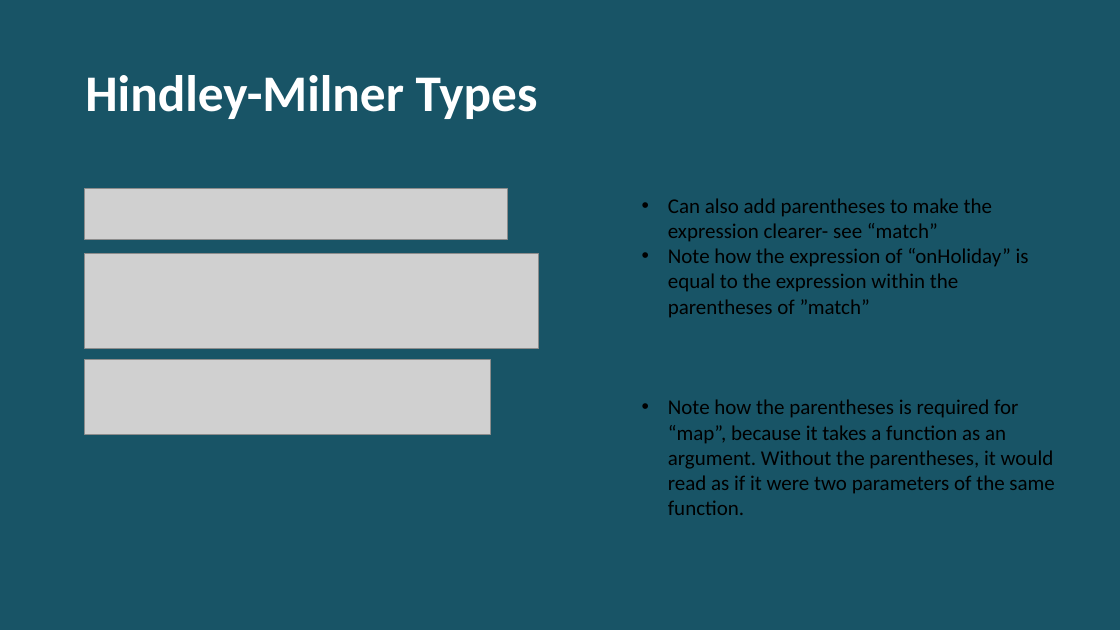
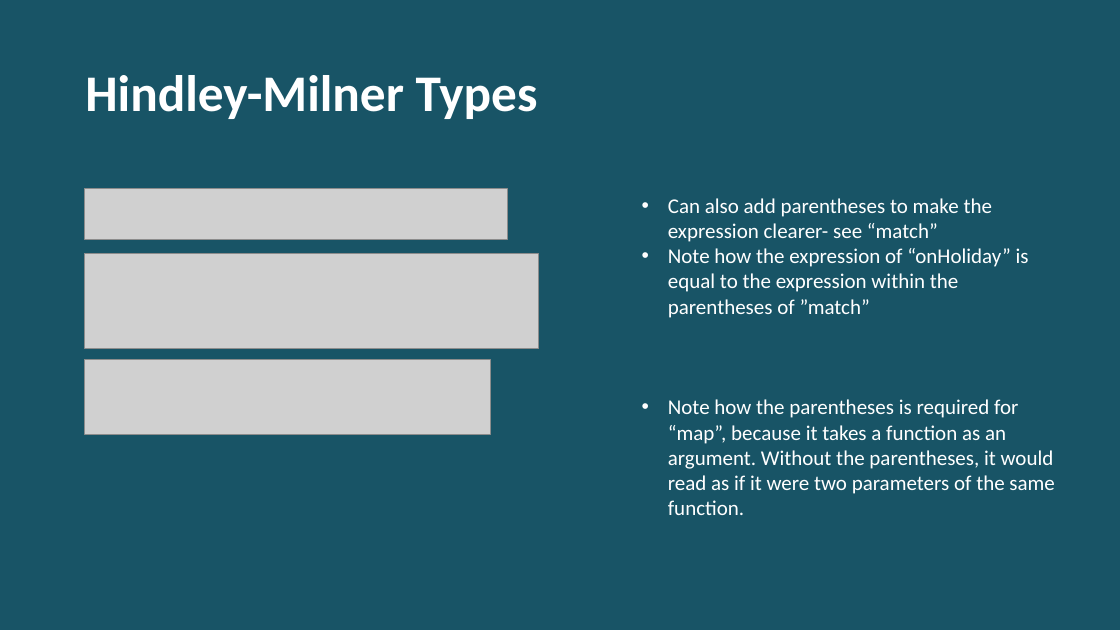
Before and after one commit to codurance/fp-from-zero, a slide deck: slide 4 of slides/chap7.pptx. Drawn at 1120x630 pixels with LibreOffice and Linux fonts; fonts in the diff are those of the drawing; grey boxes stand for pictures. Boxes give left, top, right and bottom in pixels: in the first picture for what was removed or moved away, otherwise in the second. Text is boxed around its words. In the diff, an @@ line names an element or a change of style, - is before the commit and + after.

Commit message:
Updated chapter7 slides

```diff
--- a/slides/chap7.pptx
+++ b/slides/chap7.pptx
@@ text "Can also add parentheses to ..." at [668, 198, 1054, 515]: text colour #000000 to #FFFFFF @@
```
